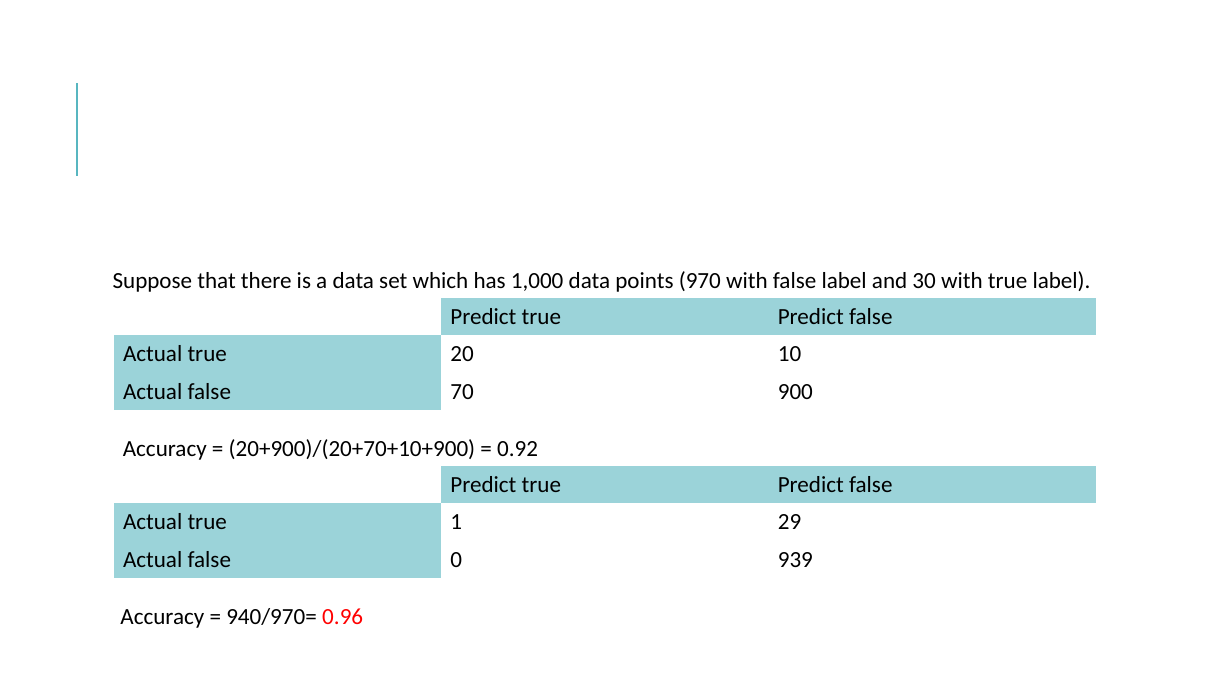
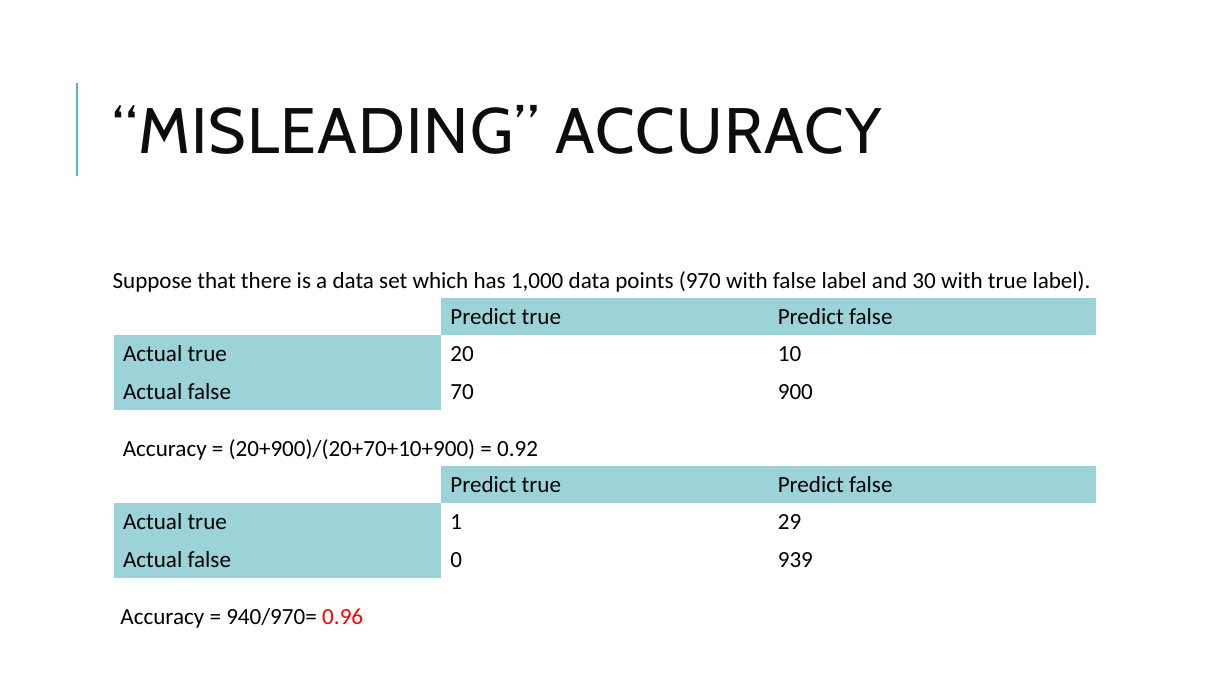
Before and after one commit to SingFan/Machine-Learning-Autumn-2020, a slide deck: slide 11 of Lesson_8/課堂八.pptx. Drawn at 1232x693 pixels with LibreOffice and Linux fonts; fonts in the diff are those of the drawing. Boxes give left, top, right and bottom in pixels: in the first picture for what was removed or moved away, otherwise in the second. Text is boxed around its words. In the diff, an @@ line names an element or a change of style, - is before the commit and + after.

```diff
--- a/Lesson_8/課堂八.pptx
+++ b/Lesson_8/課堂八.pptx
@@ title added at [113, 105, 882, 154], 50 pt, text #0D0D0D @@
+“MISLEADING” ACCURACY
```
Also in this commit, not shown: 4 other slides changed, 3 other files.
